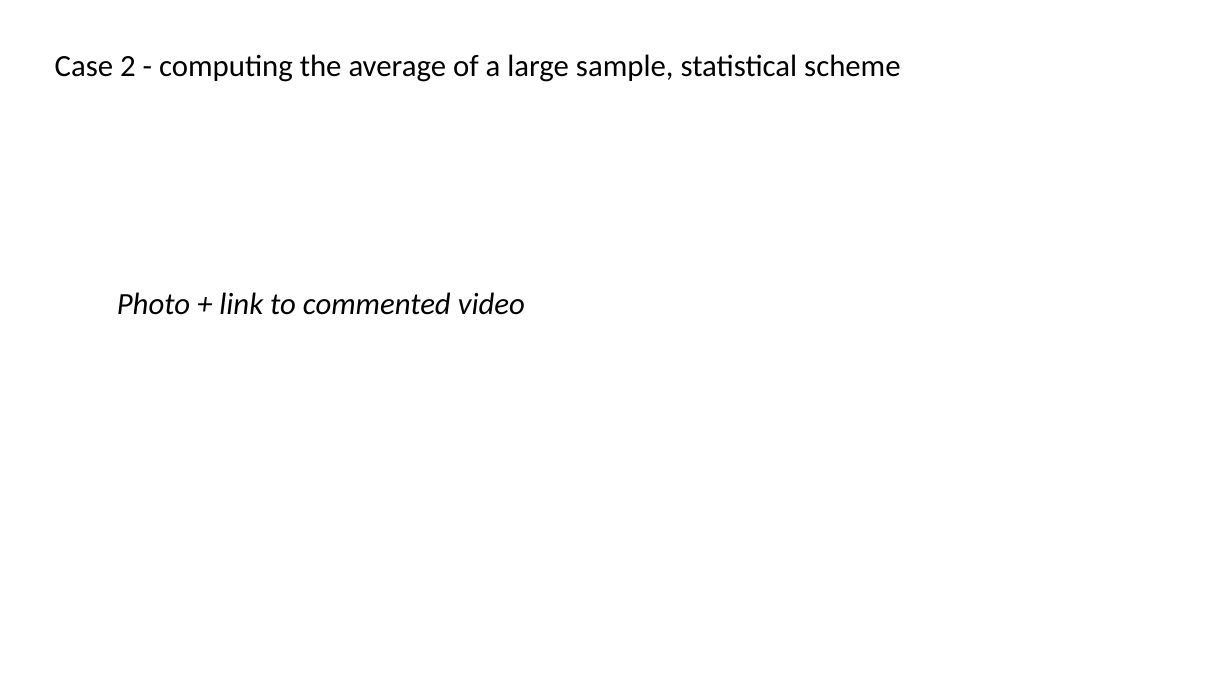
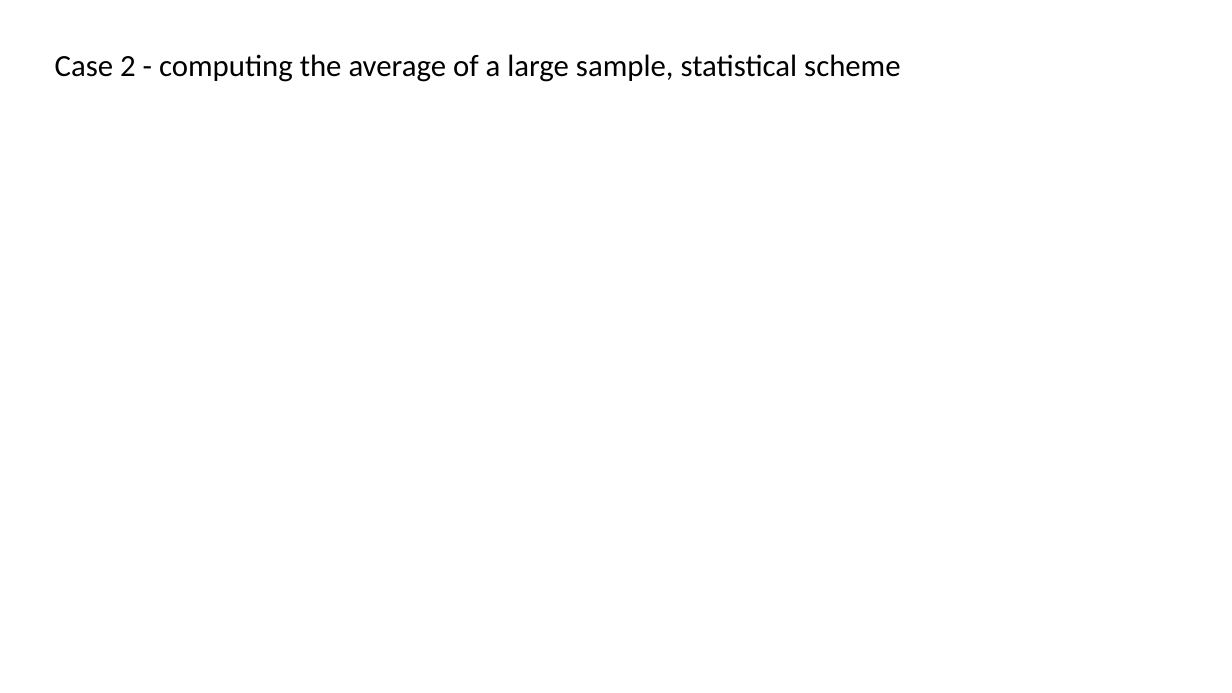
Before and after one commit to andreplima/BoT-in-Python, a slide deck: slide 11 of BoT in Python.pptx. Drawn at 1232x693 pixels with LibreOffice and Linux fonts; fonts in the diff are those of the drawing. Boxes give left, top, right and bottom in pixels: in the first picture for what was removed or moved away, otherwise in the second. Text is boxed around its words. In the diff, an @@ line names an element or a change of style, - is before the commit and + after.

Commit message:
updated script used in the video

```diff
--- a/BoT in Python.pptx
+++ b/BoT in Python.pptx
@@ text removed at (117,292,525,315) @@
-Photo + link to commented video
```
Also in this commit, not shown: 6 other slides changed, 1 slide added, 3 other files.
